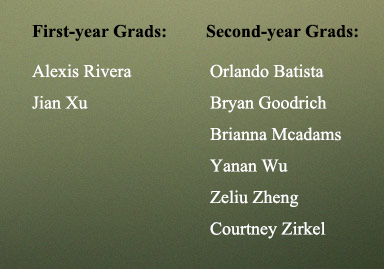
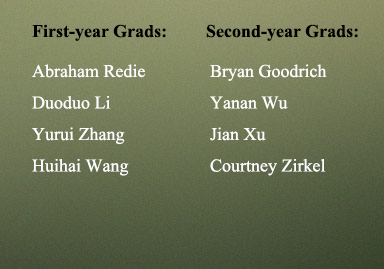
Layer changes from the first w=384, h=269 image to the second:
renamed "Orlando Batista Bryan Goodrich Brianna Mcadams Yanan Wu Zeliu Z" to "Bryan Goodrich Yanan Wu Jian Xu Courtney Zirkel", painted on it over (210, 64, 341, 239)
renamed "Alexis Rivera Jian Xu" to "Abraham Redie Duoduo Li Yurui Zhang Huihai Wang", painted on it over (32, 64, 145, 176)
